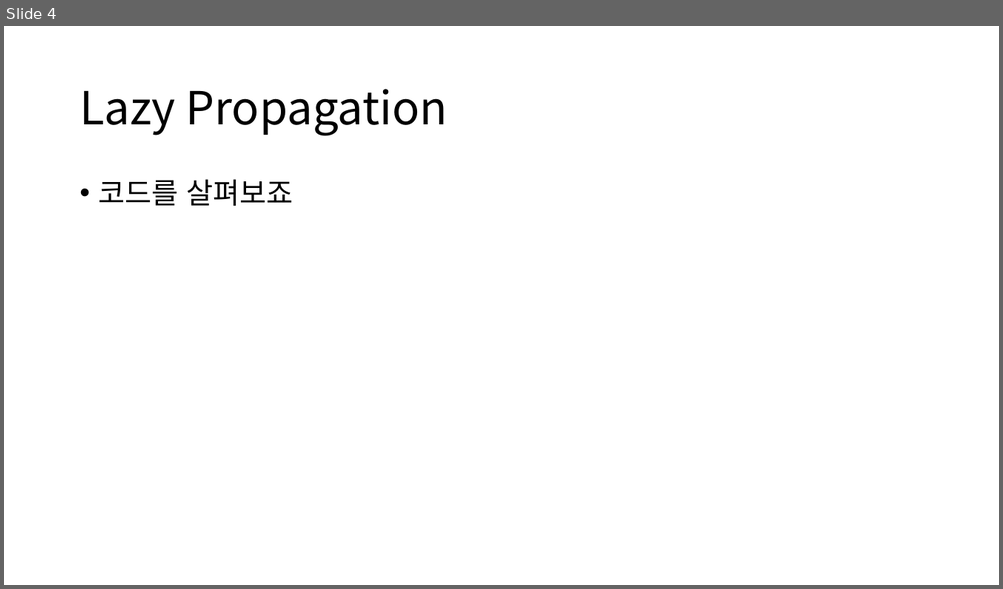
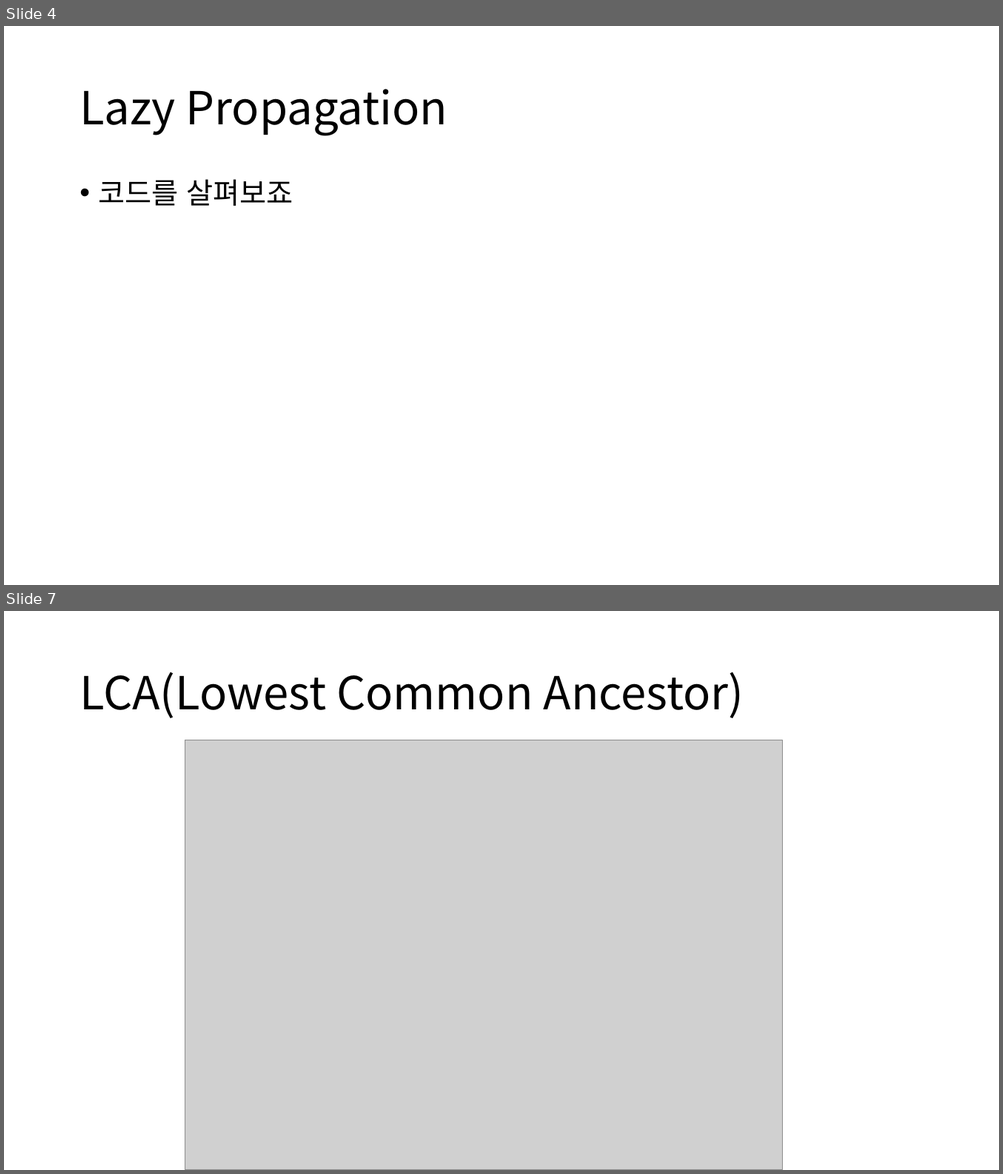
Before and after one commit to ALGOSOPT/algosopt, a slide deck: Chapter24/Lazy Propagation and LCA.pptx. Shown one above the other, each under a label of ours: slide 4 before the commit, slides 4 and 7 after it; the slides between them are not shown. The pictures are 1003x589 and 1003x1174 pixels, drawn with LibreOffice and Linux fonts; fonts in the diff are those of the drawing; grey boxes stand for pictures. Boxes give left, top, right and bottom in pixels: in the first picture for what was removed or moved away, otherwise in the second. Text is boxed around its words. In the diff, an @@ line names an element or a change of style, - is before the commit and + after.

```diff
--- a/Chapter24/Lazy Propagation and LCA.pptx
+++ b/Chapter24/Lazy Propagation and LCA.pptx
@@ slide 7 added at [4,611,999,1170], background #FFFFFF @@
@@ title added at [79,672,744,718], 44 pt, text #000000 @@
+LCA(Lowest Common Ancestor)
@@ picture added at [185,740,782,1170] @@
```
Also in this commit, not shown: 1 slide changed, 15 other slides added, 2 slides removed, 2 other files.
